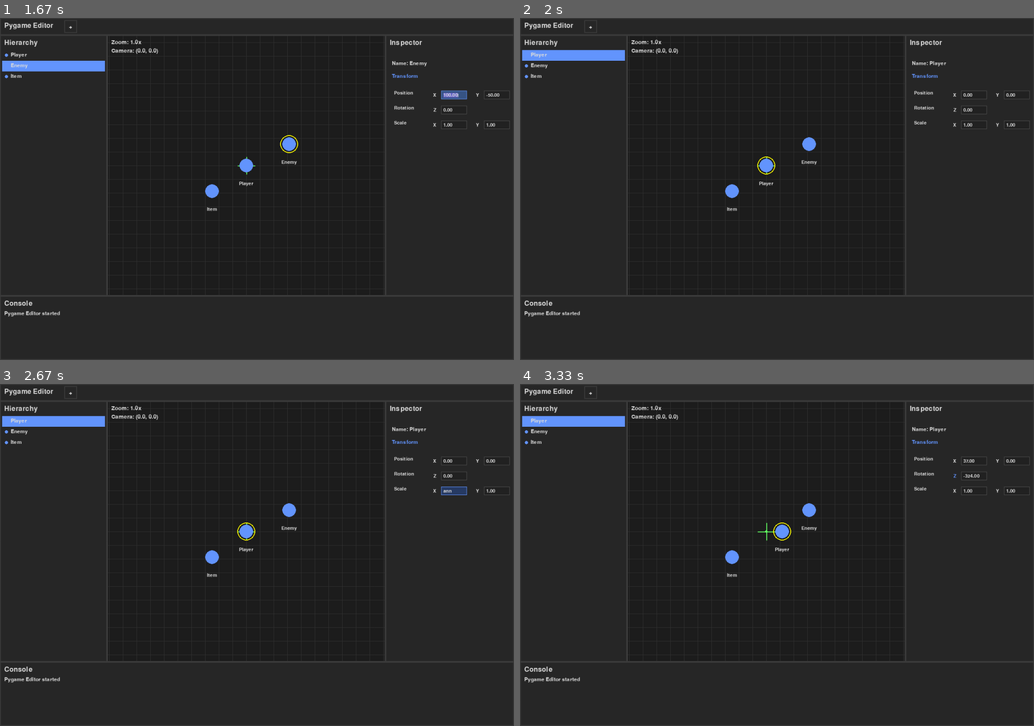
Above: before the commit, frames 1-4 (two rows, left to right).
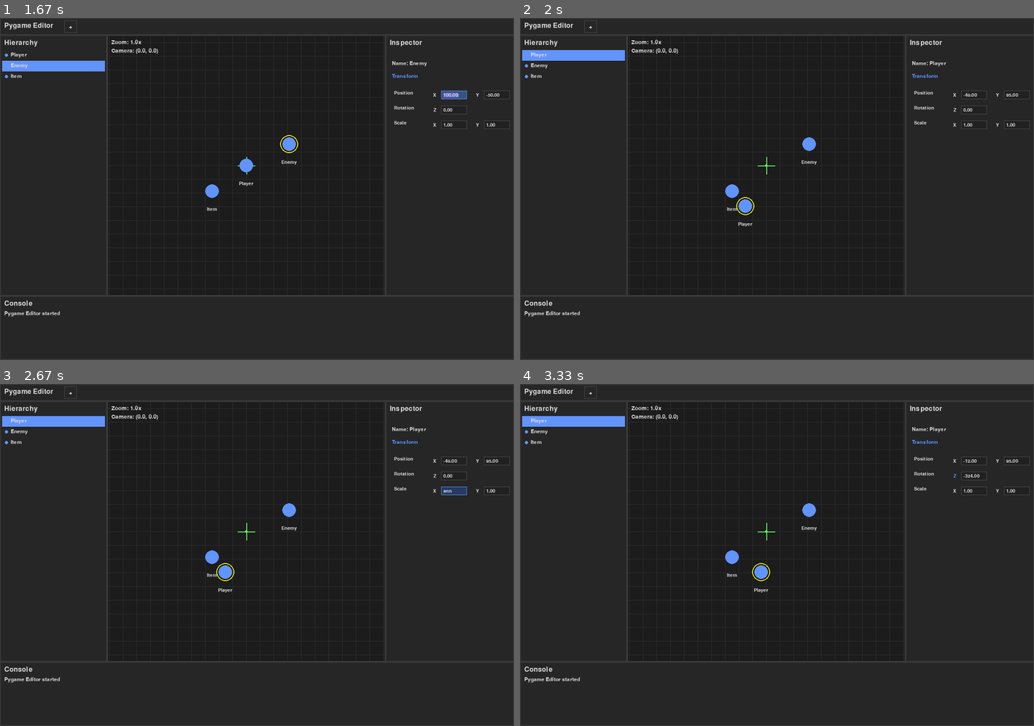
Above: after the commit, the same moments.

Repository: MiroslavMali/pygame-editor
Game: pygame game, started from main.py
Two runs of this game, one before a commit and one after it. Both use one fixed random seed, a clock stepped at 60 frames per second and the inputs below.
Inputs (mouse positions are in pixels of both pictures, inside the frame that each line leads up to):
- Up to frame 1 (1.67 s): click "Player" at 0.38 s; press the mouse at (118, 199) at 0.7 s; move the mouse to (262, 209) at 0.8 s; release the mouse at (411, 223) at 0.93 s; press the mouse at (51, 65) at 1.03 s; move the mouse to (102, 100) at 1.13 s; release the mouse at (154, 134) at 1.27 s; press the mouse at (452, 93) at 1.37 s; move the mouse to (364, 89) at 1.47 s; release the mouse at (282, 86) at 1.6 s
- Up to frame 2 (2 s): press the mouse at (766, 165) at 1.7 s; move the mouse to (756, 185) at 1.8 s; release the mouse at (746, 206) at 1.93 s
- Up to frame 3 (2.67 s): press the mouse at (452, 490) at 2.03 s; move the mouse to (267, 561) at 2.13 s; release the mouse at (82, 630) at 2.27 s; type "ann" at 2.33 s
- Up to frame 4 (3.33 s): tap Enter at 2.67 s; press the mouse at (956, 459) at 2.87 s; move the mouse to (962, 520) at 2.97 s; release the mouse at (972, 582) at 3.1 s; press the mouse at (956, 476) at 3.2 s; move the mouse to (884, 500) at 3.3 s

Frame 1 is identical in both runs. In frame 2, 0.3% of the frame differs, in the area x 42-97%, y 22-61%; in frame 3, 0.3%; in frame 4, 0.3%.

Commit message:
Add live inspector updates during object dragging

Diff:
--- a/src/editor.py
+++ b/src/editor.py
@@ -90,6 +90,11 @@
         self.last_mouse_pos = Vector2(0, 0)
         self.hovered = False
 
+        # Drag and drop state
+        self.is_dragging_object = False
+        self.dragged_object = None
+        self.drag_start_pos = Vector2(0, 0)
+
     def handle_event(self, event):
         if not self.hovered:
             return False
@@ -111,10 +116,17 @@
                     self.camera.reset_view()
                     return True
 
-                # Object selection (existing functionality)
+                # Object selection and drag start
                 world_pos = self.camera.screen_to_world(local_mouse_pos)
                 clicked_object = self.scene.get_object_at_position(world_pos.x, world_pos.y)
                 self.scene.select_object(clicked_object)
+
+                # Start dragging if we clicked on an object
+                if clicked_object:
+                    self.is_dragging_object = True
+                    self.dragged_object = clicked_object
+                    self.drag_start_pos = world_pos
+
                 return True
             elif event.button == 2:  # Middle click - start panning
                 self.is_panning = True
@@ -122,17 +134,28 @@
                 return True
 
         elif event.type == pygame.MOUSEBUTTONUP:
-            if event.button == 2:  # Middle click release - stop panning
+            if event.button == 1:  # Left click release - stop dragging
+                if self.is_dragging_object:
+                    self.is_dragging_object = False
+                    self.dragged_object = None
+                    return True
+            elif event.button == 2:  # Middle click release - stop panning
                 self.is_panning = False
                 return True
 
-        elif event.type == pygame.MOUSEMOTION and self.is_panning:
-            # Pan the camera
-            delta_x = local_mouse_pos.x - self.last_mouse_pos.x
-            delta_y = local_mouse_pos.y - self.last_mouse_pos.y
-            self.camera.pan(delta_x, delta_y)
-            self.last_mouse_pos = local_mouse_pos
-            return True
+        elif event.type == pygame.MOUSEMOTION:
+            if self.is_panning:
+                # Pan the camera
+                delta_x = local_mouse_pos.x - self.last_mouse_pos.x
+                delta_y = local_mouse_pos.y - self.last_mouse_pos.y
+                self.camera.pan(delta_x, delta_y)
+                self.last_mouse_pos = local_mouse_pos
+                return True
+            elif self.is_dragging_object and self.dragged_object:
+                # Drag the object
+                world_pos = self.camera.screen_to_world(local_mouse_pos)
+                self.dragged_object.transform.position = world_pos
+                return True
 
         elif event.type == pygame.MOUSEWHEEL and self.hovered:
             # Zoom at mouse position
@@ -169,6 +192,11 @@
         # This fixes the issue where releasing MMB outside the scene view doesn't stop panning
         if self.is_panning and not pygame.mouse.get_pressed()[1]:  # Index 1 is middle mouse button
             self.is_panning = False
+
+        # Check if left mouse button is still pressed globally (for dragging)
+        if self.is_dragging_object and not pygame.mouse.get_pressed()[0]:  # Index 0 is left mouse button
+            self.is_dragging_object = False
+            self.dragged_object = None
 
     def draw(self, surface):
         # Clear scene surface
@@ -313,6 +341,12 @@
                     )
                     pygame.draw.ellipse(self.surface, Colors.SELECTION_COLOR, selection_rect, 2)
 
+                # Choose object color based on state
+                if self.is_dragging_object and obj == self.dragged_object:
+                    object_color = (255, 200, 100)  # Orange when dragging
+                else:
+                    object_color = Colors.ACCENT_COLOR  # Normal color
+
                 # Draw the object as ellipse (proper X/Y scaling)
                 object_rect = pygame.Rect(
                     int(screen_pos.x - scaled_width/2),
@@ -320,7 +354,7 @@
                     scaled_width,
                     scaled_height
                 )
-                pygame.draw.ellipse(self.surface, Colors.ACCENT_COLOR, object_rect)
+                pygame.draw.ellipse(self.surface, object_color, object_rect)
 
                 # Draw name (only if zoom is high enough)
                 if self.camera.zoom >= 0.5:
--- a/src/ui.py
+++ b/src/ui.py
@@ -499,7 +499,7 @@
             )
             self.input_fields.append(rot_field)
 
-            # Scale fields - right next to X and Y labels
+            # Scale fields - right next to X and Y scale labels
             scale_y = rot_y + row_height
             scale_x_field = TextInput(
                 self.rect.x + 130, scale_y,  # Right after X label
@@ -555,6 +555,34 @@
                 self.on_value_change, "transform.scale.y", self.scene, step=0.01
             )
             self.drag_labels.append(scale_y_label)
+
+        # Update existing input field values to reflect current object properties
+        if self.scene.selected_object and self.input_fields:
+            obj = self.scene.selected_object
+
+            # Update position fields
+            if len(self.input_fields) >= 2:
+                if not self.input_fields[0].is_active:  # Only update if not being edited
+                    self.input_fields[0].display_value = f"{obj.transform.position.x:.2f}"
+                    self.input_fields[0].value = self.input_fields[0].display_value
+                if not self.input_fields[1].is_active:  # Only update if not being edited
+                    self.input_fields[1].display_value = f"{obj.transform.position.y:.2f}"
+                    self.input_fields[1].value = self.input_fields[1].display_value
+
+            # Update rotation field
+            if len(self.input_fields) >= 3:
+                if not self.input_fields[2].is_active:  # Only update if not being edited
+                    self.input_fields[2].display_value = f"{obj.transform.rotation:.2f}"
+                    self.input_fields[2].value = self.input_fields[2].display_value
+
+            # Update scale fields
+            if len(self.input_fields) >= 5:
+                if not self.input_fields[3].is_active:  # Only update if not being edited
+                    self.input_fields[3].display_value = f"{obj.transform.scale.x:.2f}"
+                    self.input_fields[3].value = self.input_fields[3].display_value
+                if not self.input_fields[4].is_active:  # Only update if not being edited
+                    self.input_fields[4].display_value = f"{obj.transform.scale.y:.2f}"
+                    self.input_fields[4].value = self.input_fields[4].display_value
 
     def draw(self, surface):
         # Draw panel background and title
Not shown, added: tatus
